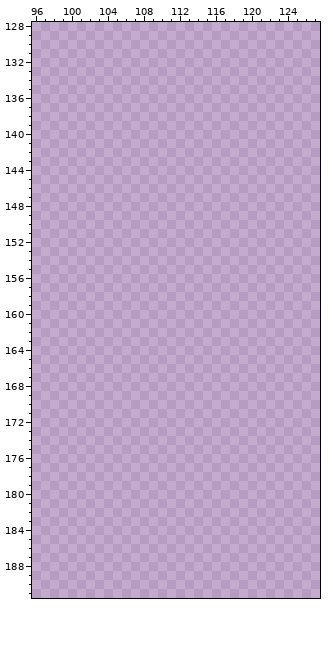
File history of a pixel-art file, 3학년 1학기 1인 개발 프로젝트/TileMap.aseprite. The picture above is the old version.
512x256 pixels, 1 frame. Pixels under 10% opacity are left out. Colours within 5 levels of each other are drawn and written as one. Shown: x 96..127, y 128..191.
New version:
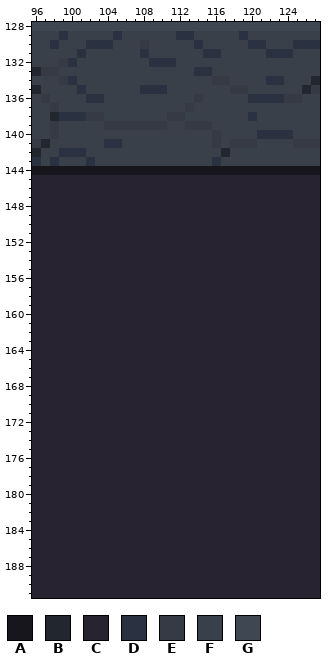
Palette (. is transparent): A #18161d  B #21262f  C #282330  D #2a3241  E #353a44  F #39404a  G #3f4752
Changes in this commit:
Changed rows in their new state; - is an unchanged pixel.
Layer "Layer 1":
first column x 96:
128 GGGGGGGGGGGGGGGGGGGGGGGGGGGGGGGG
129 FFFDFFFFFDFFFFFFDDFFFFFDFFFFFFFF
130 FFDFFFDDDFFFEFFFFFDFFFFFDDFFFDDD
131 FFFFFDFFFFFFDFFFFFFDDFFFFFDDDFFF
132 FFFEDFFFFFFFFDDDFFFFFFFFFFFFFFFF
133 BEEFFFFFFFFFFFFFFFDDFFFFFFFFFFFF
134 FFFEDFFFFFFFFFFFFFFFEEFFFFDDFFFB
135 BFFFFDFFFFFFDDDFFFFFFFEEFFFFFFBE
136 FEFFFFDDFFFFFFFFFFEFFFFFDDDDEEFF
137 FFEFFFFFFFFFFFFFFEFFFFFFFFFFFFFF
138 FFBDDDEEFFFFFFFEEFFFFFFFDFFFFFFF
139 FFEFFFFFEEEEEEEFFEEEFFFFFFFFFFFF
140 FFEFFFFFFFFFFFFFFFFFEFFFFDDDDFFF
141 EBFFFFFFDDFFFFFFFFFFEFEEEFFFFEEE
142 BFFDDDFFFFFFFFFFFFFFFBFFFFFFFFFF
143 DFDFFFDFFFFFFFFFFFFFDFFFFFFFFFFF
144 AAAAAAAAAAAAAAAAAAAAAAAAAAAAAAAA
145 CCCCCCCCCCCCCCCCCCCCCCCCCCCCCCCC
146 CCCCCCCCCCCCCCCCCCCCCCCCCCCCCCCC
147 CCCCCCCCCCCCCCCCCCCCCCCCCCCCCCCC
148 CCCCCCCCCCCCCCCCCCCCCCCCCCCCCCCC
149 CCCCCCCCCCCCCCCCCCCCCCCCCCCCCCCC
150 CCCCCCCCCCCCCCCCCCCCCCCCCCCCCCCC
151 CCCCCCCCCCCCCCCCCCCCCCCCCCCCCCCC
152 CCCCCCCCCCCCCCCCCCCCCCCCCCCCCCCC
153 CCCCCCCCCCCCCCCCCCCCCCCCCCCCCCCC
154 CCCCCCCCCCCCCCCCCCCCCCCCCCCCCCCC
155 CCCCCCCCCCCCCCCCCCCCCCCCCCCCCCCC
156 CCCCCCCCCCCCCCCCCCCCCCCCCCCCCCCC
157 CCCCCCCCCCCCCCCCCCCCCCCCCCCCCCCC
158 CCCCCCCCCCCCCCCCCCCCCCCCCCCCCCCC
159 CCCCCCCCCCCCCCCCCCCCCCCCCCCCCCCC
160 CCCCCCCCCCCCCCCCCCCCCCCCCCCCCCCC
161 CCCCCCCCCCCCCCCCCCCCCCCCCCCCCCCC
162 CCCCCCCCCCCCCCCCCCCCCCCCCCCCCCCC
163 CCCCCCCCCCCCCCCCCCCCCCCCCCCCCCCC
164 CCCCCCCCCCCCCCCCCCCCCCCCCCCCCCCC
165 CCCCCCCCCCCCCCCCCCCCCCCCCCCCCCCC
166 CCCCCCCCCCCCCCCCCCCCCCCCCCCCCCCC
167 CCCCCCCCCCCCCCCCCCCCCCCCCCCCCCCC
168 CCCCCCCCCCCCCCCCCCCCCCCCCCCCCCCC
169 CCCCCCCCCCCCCCCCCCCCCCCCCCCCCCCC
170 CCCCCCCCCCCCCCCCCCCCCCCCCCCCCCCC
171 CCCCCCCCCCCCCCCCCCCCCCCCCCCCCCCC
172 CCCCCCCCCCCCCCCCCCCCCCCCCCCCCCCC
173 CCCCCCCCCCCCCCCCCCCCCCCCCCCCCCCC
174 CCCCCCCCCCCCCCCCCCCCCCCCCCCCCCCC
175 CCCCCCCCCCCCCCCCCCCCCCCCCCCCCCCC
176 CCCCCCCCCCCCCCCCCCCCCCCCCCCCCCCC
177 CCCCCCCCCCCCCCCCCCCCCCCCCCCCCCCC
178 CCCCCCCCCCCCCCCCCCCCCCCCCCCCCCCC
179 CCCCCCCCCCCCCCCCCCCCCCCCCCCCCCCC
180 CCCCCCCCCCCCCCCCCCCCCCCCCCCCCCCC
181 CCCCCCCCCCCCCCCCCCCCCCCCCCCCCCCC
182 CCCCCCCCCCCCCCCCCCCCCCCCCCCCCCCC
183 CCCCCCCCCCCCCCCCCCCCCCCCCCCCCCCC
184 CCCCCCCCCCCCCCCCCCCCCCCCCCCCCCCC
185 CCCCCCCCCCCCCCCCCCCCCCCCCCCCCCCC
186 CCCCCCCCCCCCCCCCCCCCCCCCCCCCCCCC
187 CCCCCCCCCCCCCCCCCCCCCCCCCCCCCCCC
188 CCCCCCCCCCCCCCCCCCCCCCCCCCCCCCCC
189 CCCCCCCCCCCCCCCCCCCCCCCCCCCCCCCC
190 CCCCCCCCCCCCCCCCCCCCCCCCCCCCCCCC
191 CCCCCCCCCCCCCCCCCCCCCCCCCCCCCCCC
Changed places in both pictures, as pixel boxes (x1, y1, x2, y2):
added: (32, 22, 320, 598)
